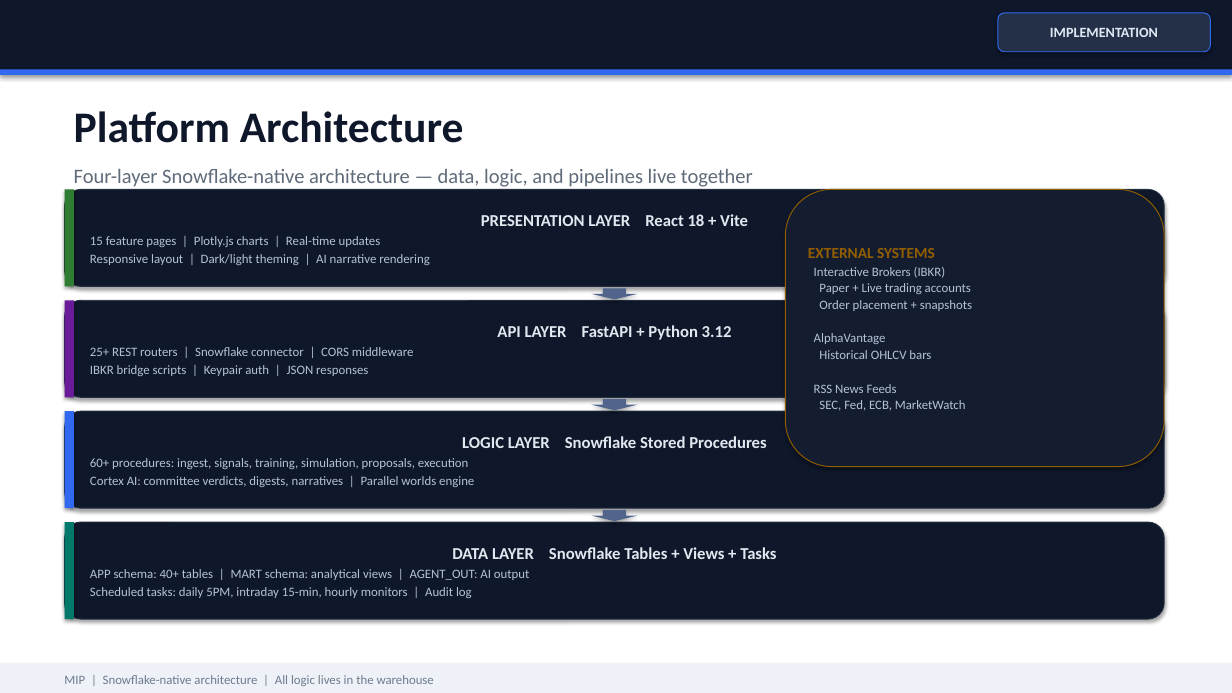
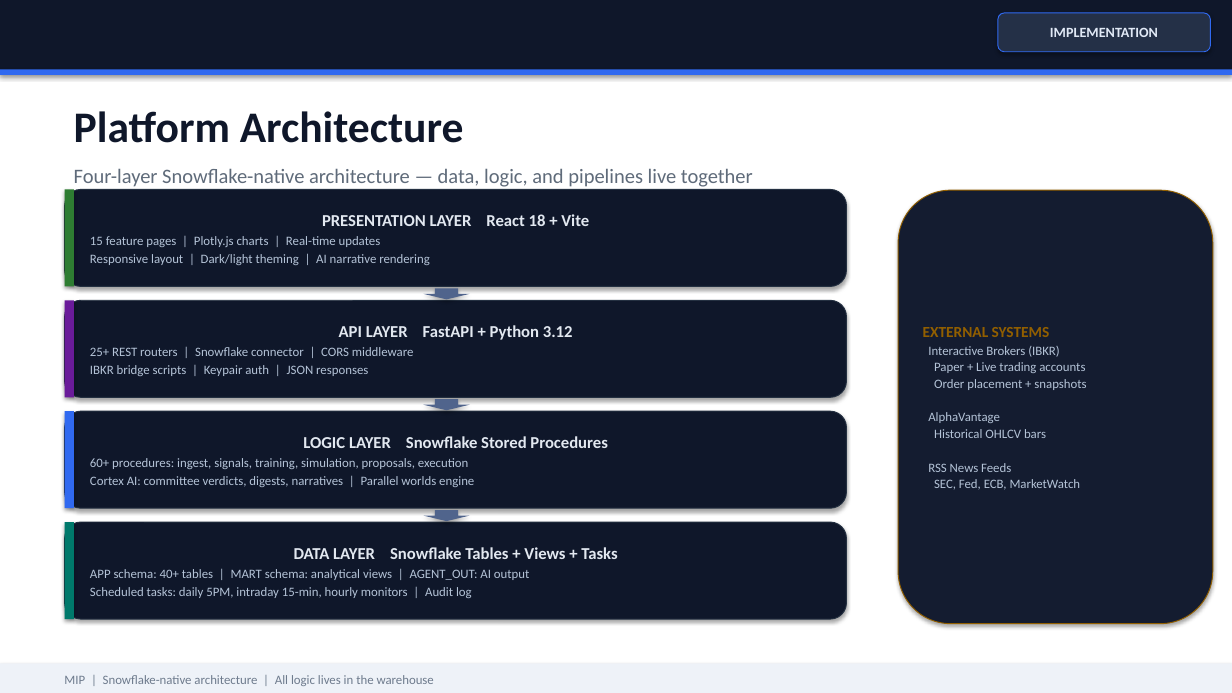
Before and after one commit to jebjergk/MIP, a slide deck: slide 20 of docs/MIP how does it work.pptx. Drawn at 1232x693 pixels with LibreOffice and Linux fonts; fonts in the diff are those of the drawing. Boxes give left, top, right and bottom in pixels: in the first picture for what was removed or moved away, otherwise in the second. Text is boxed around its words. In the diff, an @@ line names an element or a change of style, - is before the commit and + after.

```diff
--- a/docs/MIP how does it work.pptx
+++ b/docs/MIP how does it work.pptx
@@ rounded rectangle "PRESENTATION LAYER React 18 + ..." resized from (x1=65, y1=189, x2=1165, y2=287) to (x1=65, y1=189, x2=847, y2=287) @@
@@ rounded rectangle "EXTERNAL SYSTEMS" resized from (x1=786, y1=189, x2=1165, y2=467) to (x1=898, y1=190, x2=1214, y2=624) @@
@@ rounded rectangle "API LAYER FastAPI + Python ..." resized from (x1=65, y1=300, x2=1165, y2=397) to (x1=65, y1=300, x2=847, y2=397) @@
@@ rounded rectangle "LOGIC LAYER Snowflake Stored Procedures" resized from (x1=65, y1=411, x2=1165, y2=508) to (x1=65, y1=411, x2=847, y2=508) @@
@@ rounded rectangle "DATA LAYER Snowflake Tables + ..." resized from (x1=65, y1=522, x2=1165, y2=619) to (x1=65, y1=522, x2=847, y2=619) @@
@@ 3 down arrows moved together from (x1=592, y1=288, x2=638, y2=521) to (x1=423, y1=288, x2=470, y2=521) @@
```
Also in this commit, not shown: 2 other slides changed, 3 slides removed, 4 other files.
